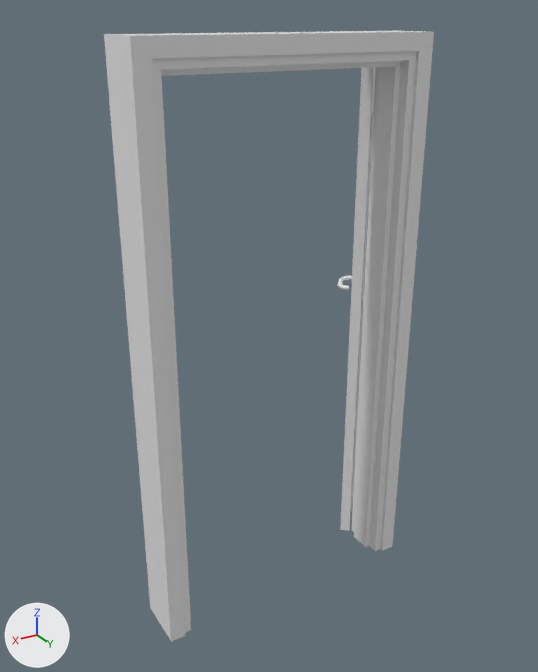
The OBJ model GRK_Project/models/furnitures/door/door.obj, before and after one commit.
Rendered twice from a 50 mm lens placed at (1.24, 6.71, 2.05), pointed at (-0.15, 4.39, 0.89). Arrows for +X, +Y and +Z are at lower left; the lights stay in place. Where no turn or scale is listed for an object, it has been applied to the vertices.

The older version as bpy lines, for what is in view:
```python
me_door = bpy.data.meshes.new('Door')
me_door.from_pydata(...)  # 744 vertices, 1456 faces; spans x -0.96..0.5, y 3.96..4.8, z 0.0..2.0
ob_door = bpy.data.objects.new('Door', me_door)
ob_door.location = (0.0, 0.0, 0.0)
```
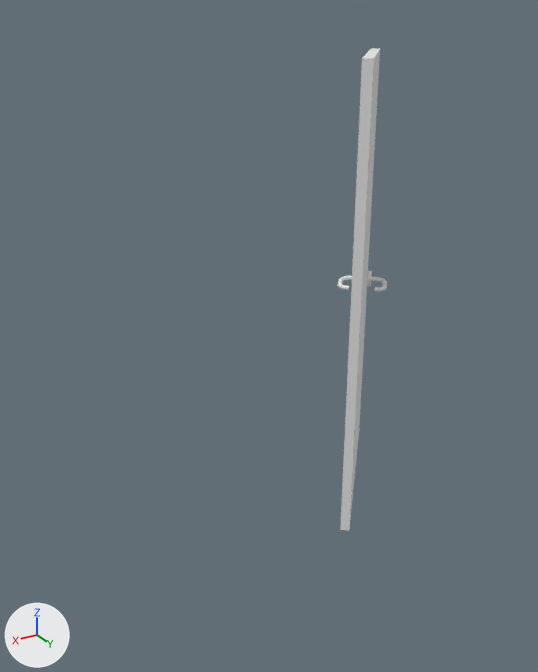
Where the change shows, as pixel boxes [x1, y1, x2, y2] in the pictures (538 x 672 px):
'Door', reshaped (85% narrower, 21% shorter): before [104, 31, 434, 641]; after [337, 48, 387, 531]
part 1 of me_door, deleted: before [104, 31, 434, 641]
part 2 of me_door, deleted: before [361, 295, 364, 315]
part 3 of me_door, deleted: before [370, 115, 374, 139]

Edits to the bpy script that builds the scene:
```text
Add mat_none_001:
    mat_none_001 = principled_material('None.001')
    mat_none_001.base_color = (0.8, 0.8, 0.8)  # white #e7e7e7
    mat_none_001.roughness = 1.0
Change me_door:
    where me_door.from_pydata(...)  # 744 vertices, 1456 faces; spans x -0.96..0.5, y 3.96..4.8, z 0.0..2.0
    used by ob_door; location = (0.0, 0.0, 0.0)
    me_door part 1: the loose piece of 48 vertices spanning x -0.5..0.5, y 4.61..4.8, z 0.0..2.0 is deleted
    me_door part 2: the loose piece of 32 vertices spanning x -0.43..-0.42, y 4.62..4.63, z 1.0..1.08 is deleted
    me_door part 3: the loose piece of 32 vertices spanning x -0.43..-0.42, y 4.62..4.63, z 1.65..1.73 is deleted
    add me_door.materials.append(mat_none_001)  # white #e7e7e7
```
